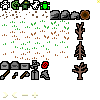
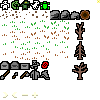
Two versions of the same layered image (100 × 100). Layer-by-layer changes:
painted on "tileset.png" over [0, 2, 40, 80]
